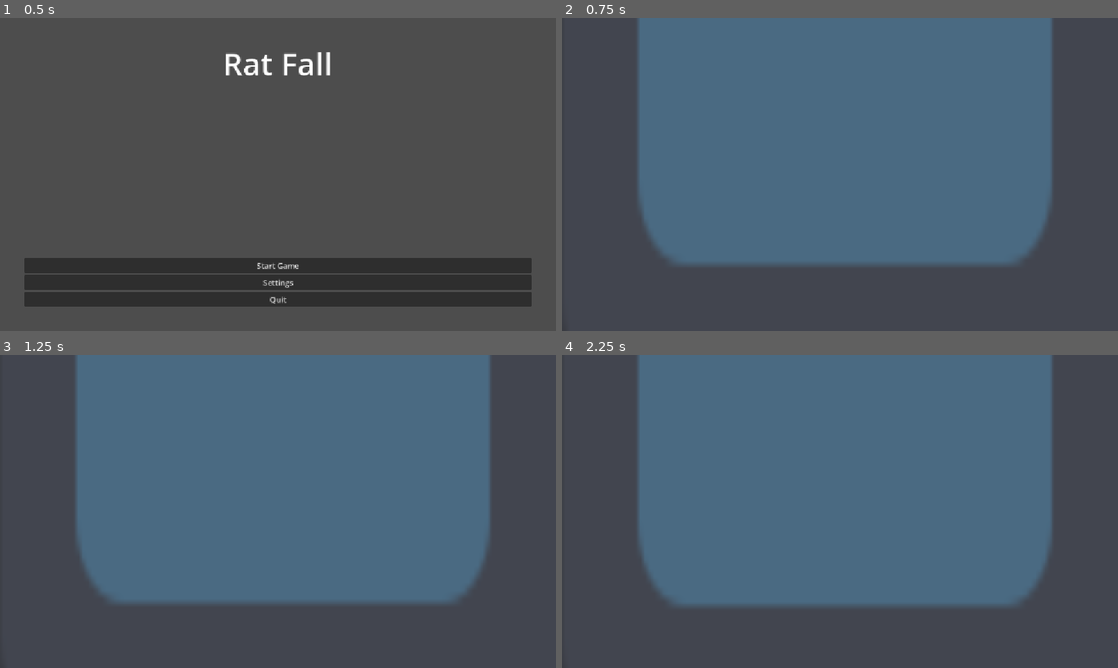
Above: before the commit, frames 1-4 (two rows, left to right).
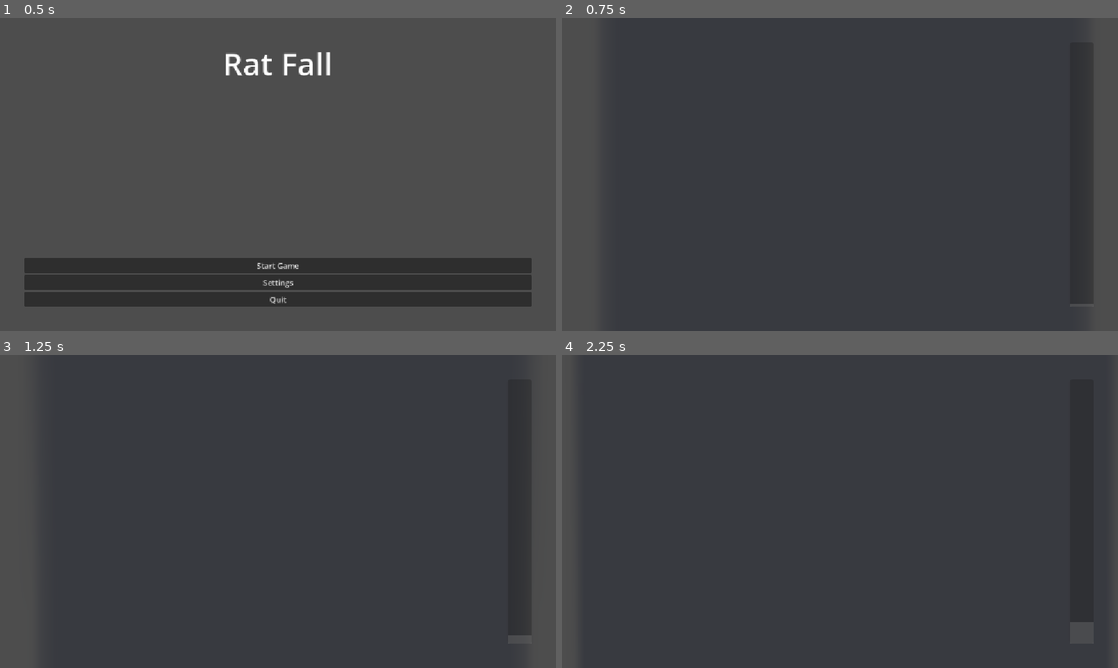
Above: after the commit, the same moments.

Repository: eebysheebstudio-hue/RatFall
Game: Godot game, scene res://Scenes/BootLevel.tscn
Same seed, same stepped clock (60 frames per second), same inputs: the game is played once before the commit and once after it. The engine's default icon, where the game draws it, is replaced by a stand-in: a white triangle on a blue panel in a dark square.
Inputs:
- Up to frame 1 (0.5 s): no input
- Up to frame 2 (0.75 s): click "Start Game" at 0.5 s
- Up to frame 3 (1.25 s): no input
- Up to frame 4 (2.25 s): tap Enter (ui_accept) at 1.25, 1.52 s; hold Right (ui_right) from 1.28 s (still down)

Frame 1 is identical in both runs. In frame 2, 60% of the frame differs, in the area x 13-96%, y 0-93%; in frame 3, 61%; in frame 4, 63%, in the area x 13-96%, y 0-86%.

Commit message:
Add Progress Bar

Diff:
--- a/Scenes/Hill.tscn
+++ b/Scenes/Hill.tscn
@@ -2,6 +2,7 @@
 
 [ext_resource type="Script" uid="uid://cg3bm7wl03pay" path="res://Scenes/hill.gd" id="1_7po3v"]
 [ext_resource type="PackedScene" uid="uid://byr33313hdex6" path="res://Scenes/Player/Player.tscn" id="2_4uofs"]
+[ext_resource type="PackedScene" uid="uid://cpv7c16wg1g6m" path="res://Scenes/UI/HillProgressBar.tscn" id="2_kgtut"]
 [ext_resource type="Texture2D" uid="uid://cdhhm1tmv66xb" path="res://icon.svg" id="3_5w2i3"]
 [ext_resource type="PackedScene" uid="uid://slfed6uk1a0u" path="res://Scenes/Camera.tscn" id="3_8xj3v"]
 
@@ -15,8 +16,8 @@
 
 [node name="Sprite2D" type="Sprite2D" parent="." unique_id=2035939035]
 modulate = Color(1, 1, 1, 0.47058824)
-position = Vector2(10.5000305, -574.50006)
-scale = Vector2(9.742188, 17.27344)
+position = Vector2(10.5000305, -102120)
+scale = Vector2(9.742188, 1600.7032)
 texture = ExtResource("3_5w2i3")
 
 [node name="Player" parent="." unique_id=1673534464 instance=ExtResource("2_4uofs")]
@@ -57,4 +58,21 @@
 position = Vector2(1, 34)
 shape = SubResource("WorldBoundaryShape2D_yf5fn")
 
+[node name="CanvasLayer" type="CanvasLayer" parent="." unique_id=1369945536]
+
+[node name="MarginContainer" type="MarginContainer" parent="CanvasLayer" unique_id=615657957]
+anchors_preset = 15
+anchor_right = 1.0
+anchor_bottom = 1.0
+grow_horizontal = 2
+grow_vertical = 2
+theme_override_constants/margin_left = 50
+theme_override_constants/margin_top = 50
+theme_override_constants/margin_right = 50
+theme_override_constants/margin_bottom = 50
+
+[node name="HillProgressBar" parent="CanvasLayer/MarginContainer" unique_id=730191033 instance=ExtResource("2_kgtut")]
+layout_mode = 2
+size_flags_horizontal = 8
+
 [connection signal="body_entered" from="MovementNode/KillBox" to="." method="_on_kill_box_body_entered"]
--- /dev/null
+++ b/Scenes/UI/HillProgressBar.tscn
@@ -0,0 +1,28 @@
+[gd_scene format=3 uid="uid://cpv7c16wg1g6m"]
+
+[ext_resource type="Script" uid="uid://0l7wudccyk08" path="res://Scenes/UI/hill_progress_bar.gd" id="1_kdk02"]
+
+[sub_resource type="StyleBoxFlat" id="StyleBoxFlat_kdk02"]
+bg_color = Color(0.6, 0.6, 0.6, 0.25490198)
+
+[node name="HillProgressBar" type="Control" unique_id=730191033]
+custom_minimum_size = Vector2(50, 0)
+layout_mode = 3
+anchors_preset = 15
+anchor_right = 1.0
+anchor_bottom = 1.0
+grow_horizontal = 2
+grow_vertical = 2
+script = ExtResource("1_kdk02")
+
+[node name="ProgressBar" type="ProgressBar" parent="." unique_id=2892937]
+layout_mode = 1
+anchors_preset = 15
+anchor_right = 1.0
+anchor_bottom = 1.0
+grow_horizontal = 2
+grow_vertical = 2
+theme_override_styles/fill = SubResource("StyleBoxFlat_kdk02")
+value = 1.0
+fill_mode = 3
+show_percentage = false
--- /dev/null
+++ b/Scenes/UI/hill_progress_bar.gd
@@ -0,0 +1,14 @@
+extends Control
+class_name HillProgressBar
+
+# Called when the node enters the scene tree for the first time.
+func _ready() -> void:
+	pass # Replace with function body.
+
+
+# Called every frame. 'delta' is the elapsed time since the previous frame.
+func _process(delta: float) -> void:
+	pass
+
+func update_progress(value: float):
+	$ProgressBar.value = value
--- a/Scenes/hill.gd
+++ b/Scenes/hill.gd
@@ -1,15 +1,24 @@
 extends Node2D
-var screen_speed: float = 0.1
+var hill_bottom: float = 0.0
+var hill_top = 1000.0
+var percent_progress_speed: float = 5 # Moves X% of the hill per second
+var percent_progress: float = 0.0
+var hill_height: float
+var players: Array[Player]
 
 # Called when the node enters the scene tree for the first time.
 func _ready() -> void:
+	hill_height = hill_top - hill_bottom
+	$MovementNode.position = Vector2(0, hill_bottom)
 	pass # Replace with function body.
 
 
 # Called every frame. 'delta' is the elapsed time since the previous frame.
 func _process(delta: float) -> void:
-	$MovementNode.position = $MovementNode.position + Vector2(0, -screen_speed)
-
+	if (percent_progress < 100):
+		percent_progress = percent_progress + (percent_progress_speed * delta)
+		$MovementNode.position = $MovementNode.position + Vector2(0, -hill_height * percent_progress / 100)
+		$CanvasLayer/MarginContainer/HillProgressBar.update_progress(percent_progress)
 
 func _on_kill_box_body_entered(body: Node2D) -> void:
 	if body is Player:
Not shown, added: Scenes/UI/hill_progress_bar.gd.uid
